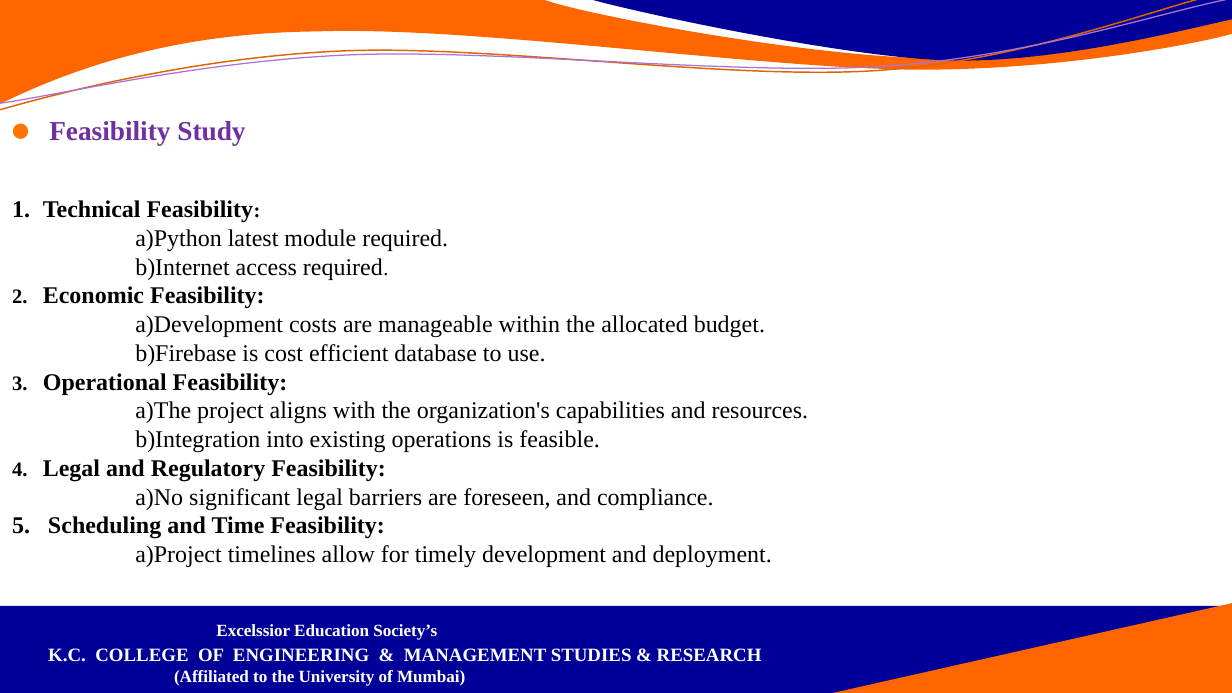
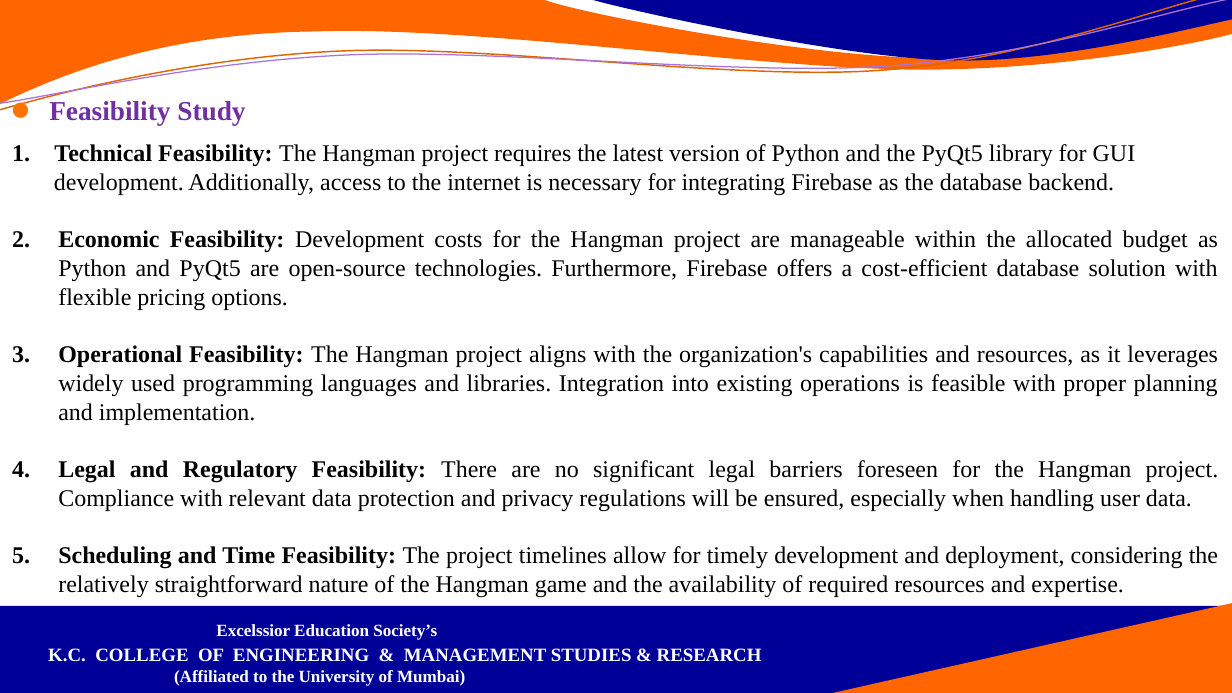
Before and after one commit to Armaan4477/Hangman, a slide deck: slide 11 of Documentation and ppt/PPT/Hangman_ppt.pptx. Drawn at 1232x693 pixels with LibreOffice and Linux fonts; fonts in the diff are those of the drawing; background and template pictures are left out. Boxes give left, top, right and bottom in pixels: in the first picture for what was removed or moved away, otherwise in the second. Text is boxed around its words. In the diff, an @@ line names an element or a change of style, - is before the commit and + after.

Commit message:
ppt in progress

```diff
--- a/Documentation and ppt/PPT/Hangman_ppt.pptx
+++ b/Documentation and ppt/PPT/Hangman_ppt.pptx
@@ text "Feasibility Study" moved from (x1=49, y1=121, x2=245, y2=145) to (x1=49, y1=101, x2=245, y2=125) @@
@@ text at (x1=54, y1=144, x2=1219, y2=598): text changed @@
-1. Technical Feasibility:
-a)Python latest module required.
-b)Internet access required.
-2. Economic Feasibility:
-a)Development costs are manageable within the allocated budget.
-b)Firebase is cost efficient database to use.
-3. Operational Feasibility:
-a)The project aligns with the organization's capabilities and resources.
-b)Integration into existing operations is feasible.
-4. Legal and Regulatory Feasibility:
-a)No significant legal barriers are foreseen, and compliance.
-5. Scheduling and Time Feasibility:
-a)Project timelines allow for timely development and deployment.
+1. Technical Feasibility: The Hangman project requires the latest version of Python and the PyQt5 library for GUI
+development. Additionally, access to the internet is necessary for integrating Firebase as the database backend.
+2. Economic Feasibility: Development costs for the Hangman project are manageable within the allocated budget as Python and PyQt5 are open-source technologies. Furthermore, Firebase offers a cost-efficient database solution with flexible pricing options.
+3. Operational Feasibility: The Hangman project aligns with the organization's capabilities and resources, as it leverages widely used programming languages and libraries. Integration into existing operations is feasible with proper planning and implementation.
+4. Legal and Regulatory Feasibility: There are no significant legal barriers foreseen for the Hangman project. Compliance with relevant data protection and privacy regulations will be ensured, especially when handling user data.
+5. Scheduling and Time Feasibility: The project timelines allow for timely development and deployment, considering the relatively straightforward nature of the Hangman game and the availability of required resources and expertise.
```
Also in this commit, not shown: 5 other slides changed.
